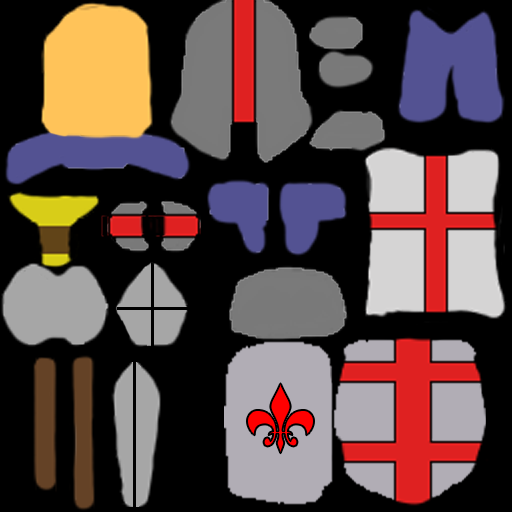
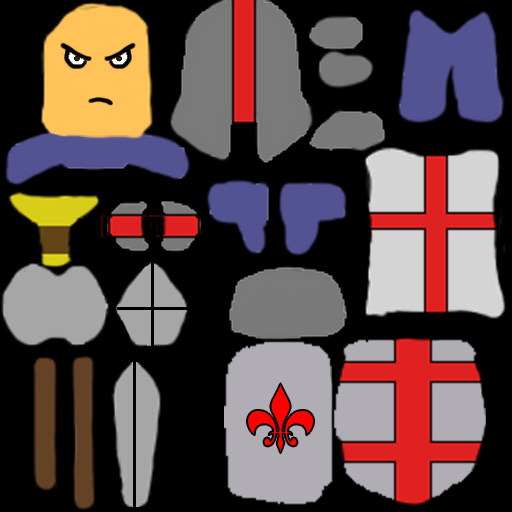
Layers edited between the first and the second 512x512 image:
added layer "Mouth" above "Eyes" over [88, 97, 114, 106]
added layer "Eyes" above "Flesh" over [60, 42, 136, 69]
